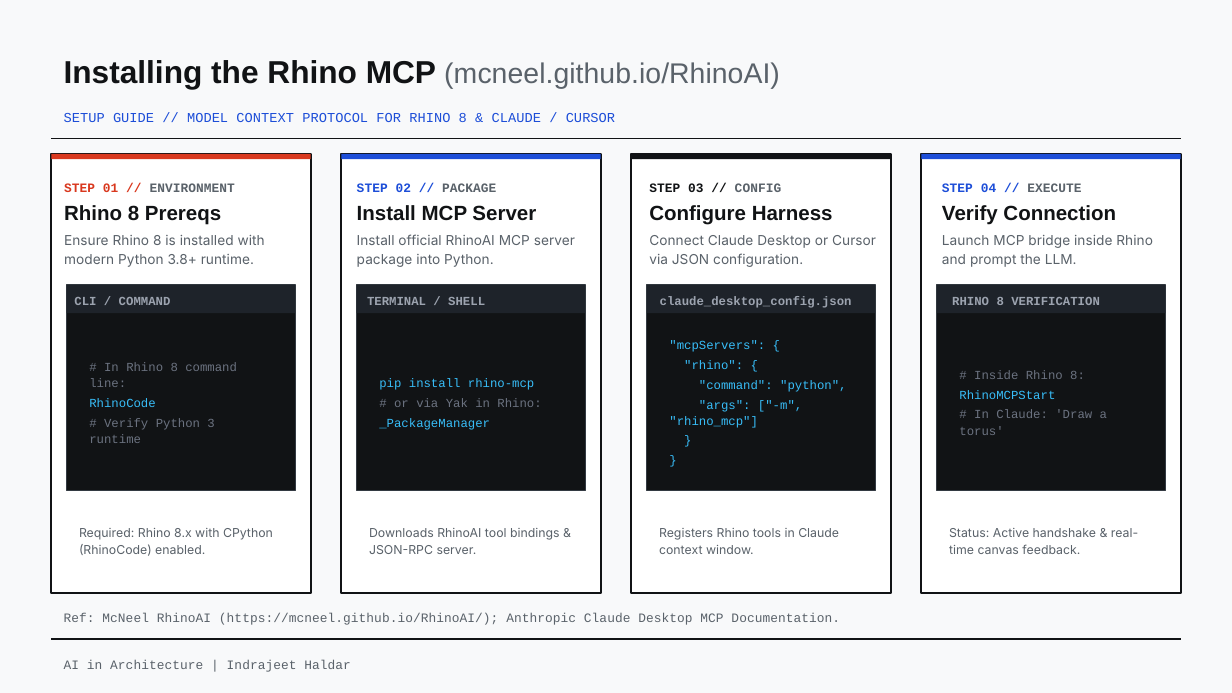
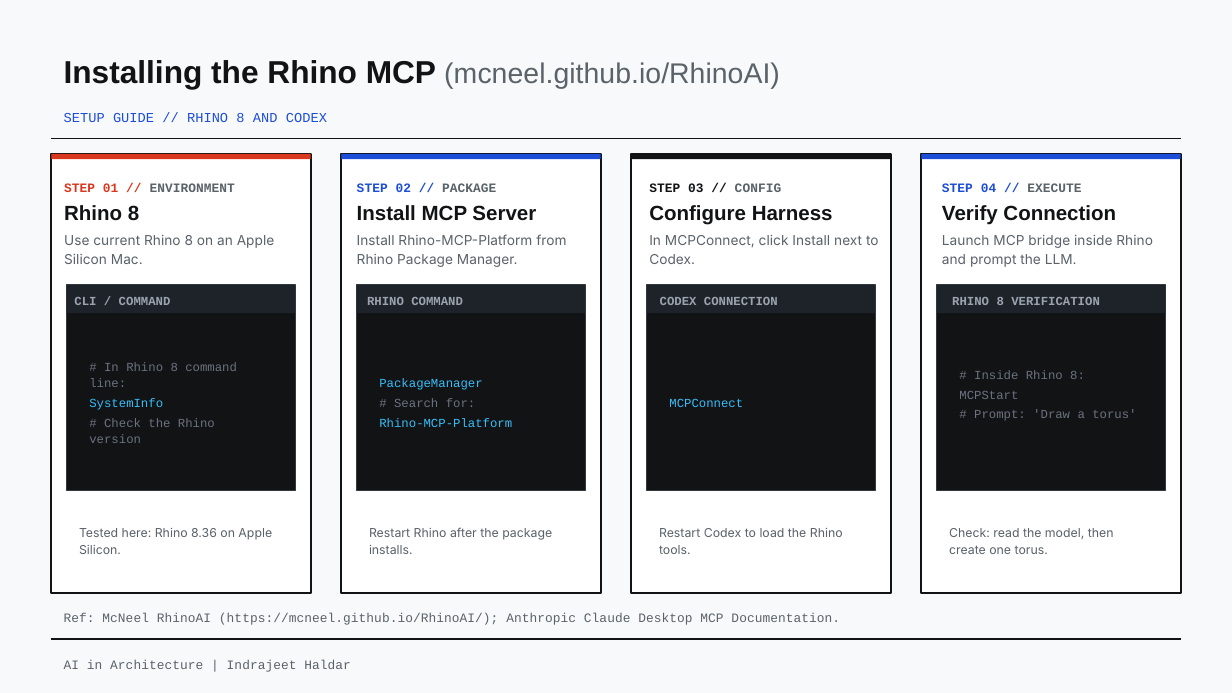
Before and after one commit to range-et/AI_arch_resources, a slide deck: slide 15 of AI in Architecture - Presentation.pptx. Drawn at 1232x693 pixels with LibreOffice and Linux fonts; fonts in the diff are those of the drawing; background and template pictures are left out. Boxes give left, top, right and bottom in pixels: in the first picture for what was removed or moved away, otherwise in the second. Text is boxed around its words. In the diff, an @@ line names an element or a change of style, - is before the commit and + after.

Commit message:
Record Rhino MCP install and port LBM solver into Grasshopper

```diff
--- a/AI in Architecture - Presentation.pptx
+++ b/AI in Architecture - Presentation.pptx
@@ text at (x1=64, y1=113, x2=327, y2=122): text changed @@
-SETUP GUIDE // MODEL CONTEXT PROTOCOL FOR RHINO 8 & CLAUDE / CURSOR
+SETUP GUIDE // RHINO 8 AND CODEX
@@ text at (x1=64, y1=205, x2=275, y2=264): text changed @@
-Rhino 8 Prereqs
-Ensure Rhino 8 is installed with modern Python 3.8+ runtime.
+Rhino 8
+Use current Rhino 8 on an Apple Silicon Mac.
@@ text at (x1=357, y1=234, x2=566, y2=267): text changed @@
-Install official RhinoAI MCP server package into Python.
+Install Rhino-MCP-Platform from Rhino Package Manager.
@@ text at (x1=649, y1=235, x2=879, y2=264): text changed @@
-Connect Claude Desktop or Cursor via JSON configuration.
+In MCPConnect, click Install next to Codex.
@@ text at (x1=367, y1=297, x2=463, y2=305): text changed @@
-TERMINAL / SHELL
+RHINO COMMAND
@@ text at (x1=660, y1=297, x2=778, y2=305): text changed @@
-claude_desktop_config.json
+CODEX CONNECTION
@@ text at (x1=379, y1=378, x2=512, y2=427): text changed @@
-pip install rhino-mcp
-# or via Yak in Rhino:
-_PackageManager
+PackageManager
+# Search for:
+Rhino-MCP-Platform
@@ text at (x1=89, y1=398, x2=215, y2=443): text changed @@
-RhinoCode
-# Verify Python 3 runtime
+SystemInfo
+# Check the Rhino version
@@ text at (x1=669, y1=398, x2=743, y2=407): text changed @@
-"mcpServers": {
-"rhino": {
-"command": "python",
-"args": ["-m", "rhino_mcp"]
-}
-}
+MCPConnect
@@ text at (x1=959, y1=391, x2=1136, y2=421): text changed @@
-RhinoMCPStart
-# In Claude: 'Draw a torus'
+MCPStart
+# Prompt: 'Draw a torus'
@@ text at (x1=79, y1=528, x2=272, y2=554): text changed @@
-Required: Rhino 8.x with CPython (RhinoCode) enabled.
+Tested here: Rhino 8.36 on Apple Silicon.
@@ text at (x1=369, y1=527, x2=552, y2=554): text changed @@
-Downloads RhinoAI tool bindings & JSON-RPC server.
+Restart Rhino after the package installs.
@@ text at (x1=659, y1=528, x2=843, y2=554): text changed @@
-Registers Rhino tools in Claude context window.
+Restart Codex to load the Rhino tools.
@@ text at (x1=949, y1=528, x2=1114, y2=554): text changed @@
-Status: Active handshake & real-time canvas feedback.
+Check: read the model, then create one torus.
```
Also in this commit, not shown: 1 other slide changed, 28 other files.
